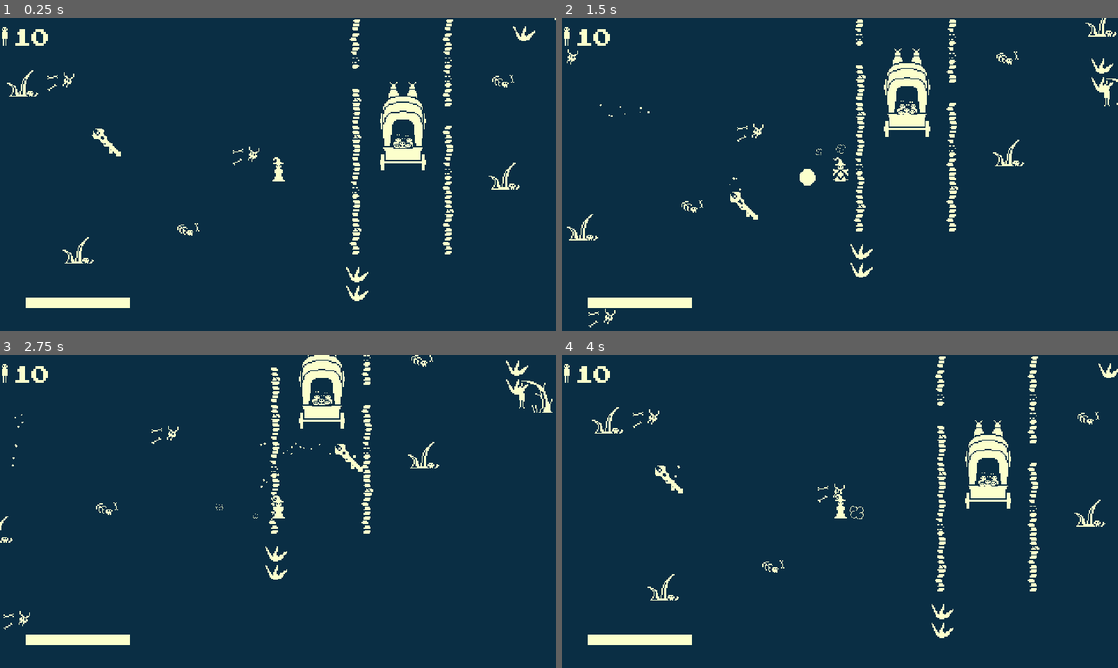
Above: before the commit, frames 1-4 (two rows, left to right).
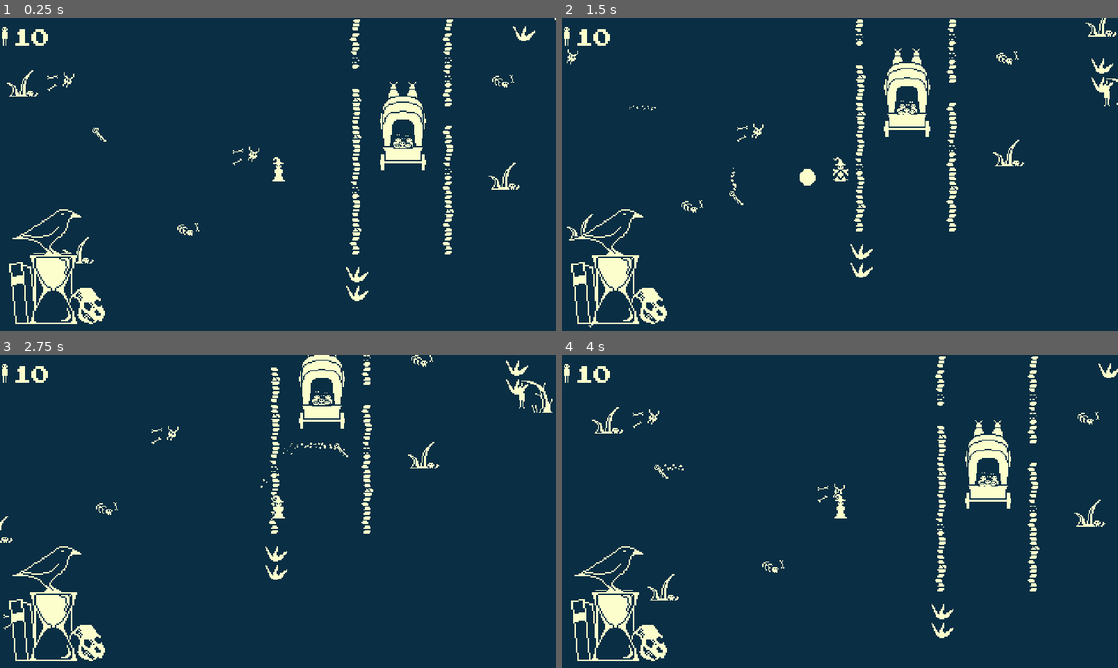
Above: after the commit, the same moments.

Repository: DanX3/1bitjam
Game: Godot game, scene res://scenes/world.tscn
Same seed, same stepped clock (60 frames per second), same inputs: the game is played once before the commit and once after it.
Inputs (mouse positions are in pixels of both pictures, inside the frame that each line leads up to):
- Up to frame 1 (0.25 s): no input
- Up to frame 2 (1.5 s): tap Enter (ui_accept) at 0.5, 0.77 s; move the mouse to (962, 158) at 0.52 s; hold D (move_right) 0.53-1.28 s; click (962, 158) at 0.6 s; move the mouse to (728, 190) at 1.27 s; hold S (move_down) from 1.28 s (still down); click (728, 190) at 1.35 s
- Up to frame 3 (2.75 s): tap Enter (ui_accept) at 1.52 s; move the mouse to (333, 442) at 2.02 s; release S (move_down) at 2.03 s; hold D (move_right) from 2.03 s (still down); hold Shift from 2.03 s (still down); click (333, 442) at 2.3 s
- Up to frame 4 (4 s): move the mouse to (812, 574) at 2.77 s; release D (move_right) at 2.78 s; release Shift at 2.78 s; hold W (move_up) 2.78-3.53 s; tap Space at 2.85 s; tap Enter (ui_accept) at 3.02, 3.77 s; click (812, 574) at 3.05 s; move the mouse to (1006, 558) at 3.52 s; hold A (move_left) from 3.53 s (still down); click (1006, 558) at 3.6 s

The runs differ from the first frame. In frame 1, 2.0% of the frame differs, in the area x 1-24%, y 35-98%; in frame 2, 2.1%, in the area x 1-51%, y 27-98%; in frame 3, 2.1%; in frame 4, 2.1%.

Commit message:
Added life hourglass

Diff:
--- a/scenes/Player.tscn
+++ b/scenes/Player.tscn
@@ -6,10 +6,9 @@
 [ext_resource type="Texture2D" uid="uid://b3axu3nrmqki3" path="res://assets/wizard_prepare.png" id="4_6kw2m"]
 [ext_resource type="Script" path="res://library/scripts/Cooldown.gd" id="4_xl085"]
 [ext_resource type="Texture2D" uid="uid://dey5ve8q6mq4n" path="res://assets/wizard_idle.png" id="5_sbtgt"]
-[ext_resource type="Texture2D" uid="uid://siv462vqa644" path="res://assets/border.png" id="6_rw7i7"]
 [ext_resource type="Texture2D" uid="uid://de5ta844hynpo" path="res://assets/black.png" id="7_prn5d"]
 [ext_resource type="Texture2D" uid="uid://dwk382eg4e650" path="res://assets/white.png" id="7_tic3v"]
-[ext_resource type="PackedScene" uid="uid://dptps1sq6buvr" path="res://scenes/walk_smoke.tscn" id="10_qetsn"]
+[ext_resource type="Texture2D" uid="uid://lb0pr0apewmk" path="res://assets/overlay.png" id="9_ef1l6"]
 
 [sub_resource type="Curve" id="Curve_ewt3i"]
 min_value = -1.0
@@ -159,6 +158,10 @@
 "fireball": SubResource("Animation_hf67n")
 }
 
+[sub_resource type="AtlasTexture" id="AtlasTexture_d4xbo"]
+atlas = ExtResource("9_ef1l6")
+region = Rect2(-0.107727, 184.99, 71.0262, 84.4796)
+
 [node name="Player" type="CharacterBody2D" node_paths=PackedStringArray("camera") groups=["player"]]
 collision_mask = 26
 script = ExtResource("1_n43ng")
@@ -182,8 +185,6 @@
 [node name="Cooldown" type="Node" parent="."]
 script = ExtResource("4_xl085")
 duration = 0.5
-
-[node name="WalkSmoke" parent="." instance=ExtResource("10_qetsn")]
 
 [node name="AnimatedSprite2D" type="AnimatedSprite2D" parent="."]
 texture_filter = 1
@@ -201,25 +202,46 @@
 
 [node name="CanvasLayer" type="CanvasLayer" parent="."]
 
-[node name="TextureProgressBar" type="TextureProgressBar" parent="CanvasLayer"]
+[node name="ProgressDischarge" type="TextureProgressBar" parent="CanvasLayer"]
 anchors_preset = 2
 anchor_top = 1.0
 anchor_bottom = 1.0
-offset_left = 22.0
-offset_top = -29.0
-offset_right = 112.0
-offset_bottom = -20.0
+offset_left = 28.0
+offset_top = -39.0
+offset_right = 61.0
+offset_bottom = -7.0
 grow_vertical = 0
 step = 0.01
-value = 30.0
-nine_patch_stretch = true
-stretch_margin_left = 4
-stretch_margin_top = 4
-stretch_margin_right = 4
-stretch_margin_bottom = 4
+value = 25.74
+fill_mode = 3
 texture_under = ExtResource("7_prn5d")
-texture_over = ExtResource("6_rw7i7")
 texture_progress = ExtResource("7_tic3v")
+
+[node name="ProgressCharge" type="TextureProgressBar" parent="CanvasLayer"]
+anchors_preset = 2
+anchor_top = 1.0
+anchor_bottom = 1.0
+offset_left = 29.0
+offset_top = -67.0
+offset_right = 62.0
+offset_bottom = -35.0
+grow_vertical = 0
+step = 0.01
+value = 76.61
+fill_mode = 2
+texture_under = ExtResource("7_tic3v")
+texture_progress = ExtResource("7_prn5d")
+
+[node name="Hourglass" type="TextureRect" parent="CanvasLayer"]
+anchors_preset = 2
+anchor_top = 1.0
+anchor_bottom = 1.0
+offset_left = 8.0
+offset_top = -110.0
+offset_right = 98.0
+offset_bottom = -6.0
+grow_vertical = 0
+texture = SubResource("AtlasTexture_d4xbo")
 
 [node name="AudioListener2D" type="AudioListener2D" parent="."]
 current = true
--- a/scenes/caravan.tscn
+++ b/scenes/caravan.tscn
@@ -143,7 +143,7 @@
 theme_override_font_sizes/font_size = 16
 text = "0"
 
-[node name="refugeeIcon" type="Sprite2D" parent="CanvasLayer"]
+[node name="Sprite2D" type="Sprite2D" parent="CanvasLayer"]
 position = Vector2(4, 16)
 texture = SubResource("AtlasTexture_q0gcs")
 
--- a/scenes/world.tscn
+++ b/scenes/world.tscn
@@ -91,7 +91,7 @@
 
 [sub_resource type="ParticleProcessMaterial" id="ParticleProcessMaterial_q8cpx"]
 emission_shape = 2
-emission_sphere_radius = 5.34
+emission_sphere_radius = 2.0
 particle_flag_disable_z = true
 gravity = Vector3(0, 0, 0)
 orbit_velocity_min = 0.0
@@ -289,10 +289,10 @@
 [node name="CursorParticles" type="Node2D" parent="."]
 
 [node name="Particles1" type="GPUParticles2D" parent="CursorParticles"]
-position = Vector2(6, 6)
+position = Vector2(4, 3)
 amount = 32
 process_material = SubResource("ParticleProcessMaterial_q8cpx")
-lifetime = 2.0
+lifetime = 0.5
 
 [node name="FollowCursor2" type="Node2D" parent="CursorParticles"]
 position = Vector2(5, 4)
@@ -303,7 +303,8 @@
 [node name="Pointer" type="Node2D" parent="CanvasLayer"]
 
 [node name="AnimatedSprite2D" type="AnimatedSprite2D" parent="CanvasLayer/Pointer"]
-position = Vector2(16, 16)
+position = Vector2(8, 8)
+scale = Vector2(0.5, 0.5)
 sprite_frames = SubResource("SpriteFrames_wr4a2")
 autoplay = "default"
 frame_progress = 0.950701
--- a/scripts/demon.gd
+++ b/scripts/demon.gd
@@ -133,6 +133,7 @@
 
 func _on_die_state_entered():
 	sprite.play("die")
+	$CollisionShape2D.set_deferred("disabled", true)
 	var particles = Utils.add_here(self, death_parts)
 	var player = get_tree().get_first_node_in_group("player")
 	var shootDir = global_position - player.global_position
--- a/scripts/player.gd
+++ b/scripts/player.gd
@@ -18,11 +18,13 @@
 @onready var pivot = $Pivot
 @onready var sprite = $AnimatedSprite2D
 @onready var player = $AnimationPlayer
-@onready var progress = $CanvasLayer/TextureProgressBar
+@onready var progress1 = $CanvasLayer/ProgressCharge
+@onready var progress2 = $CanvasLayer/ProgressDischarge
 
 func _ready():
 	sprite.play("idle")
-	progress.value = life
+	progress1.value = 100.0 - life
+	progress2.value = 100.0 - life
 	get_node("/root/EventBusInstance").connect("camera_shake", func(): $Camera2D/CameraShake.shake())
 
 func _input(event):
@@ -52,7 +54,6 @@
 	move_and_slide()
 	if abs(velocity.x) > 0.0:
 		pivot.scale.x = sign(velocity.x)
-	$WalkSmoke.emitting = velocity.length_squared() > 0.0
 
 
 func _on_animated_sprite_2d_animation_finished():
@@ -63,6 +64,7 @@
 	if damage > fireballCost:
 		$Camera2D/CameraShake.shake()
 	life -= damage
-	progress.value = life
+	progress1.value = 100.0 - life
+	progress2.value = 100.0 - life
 	if life <= 0.0:
 		EventBusInstance.emit_signal("game_over")
Binary file changed: assets/overlay.png
Binary file changed: assets/wand.png
Not shown: 1 places in scenes/prisoner.tscn that only renumber resources
Not shown: 1 places in scenes/world.tscn that only renumber resources
